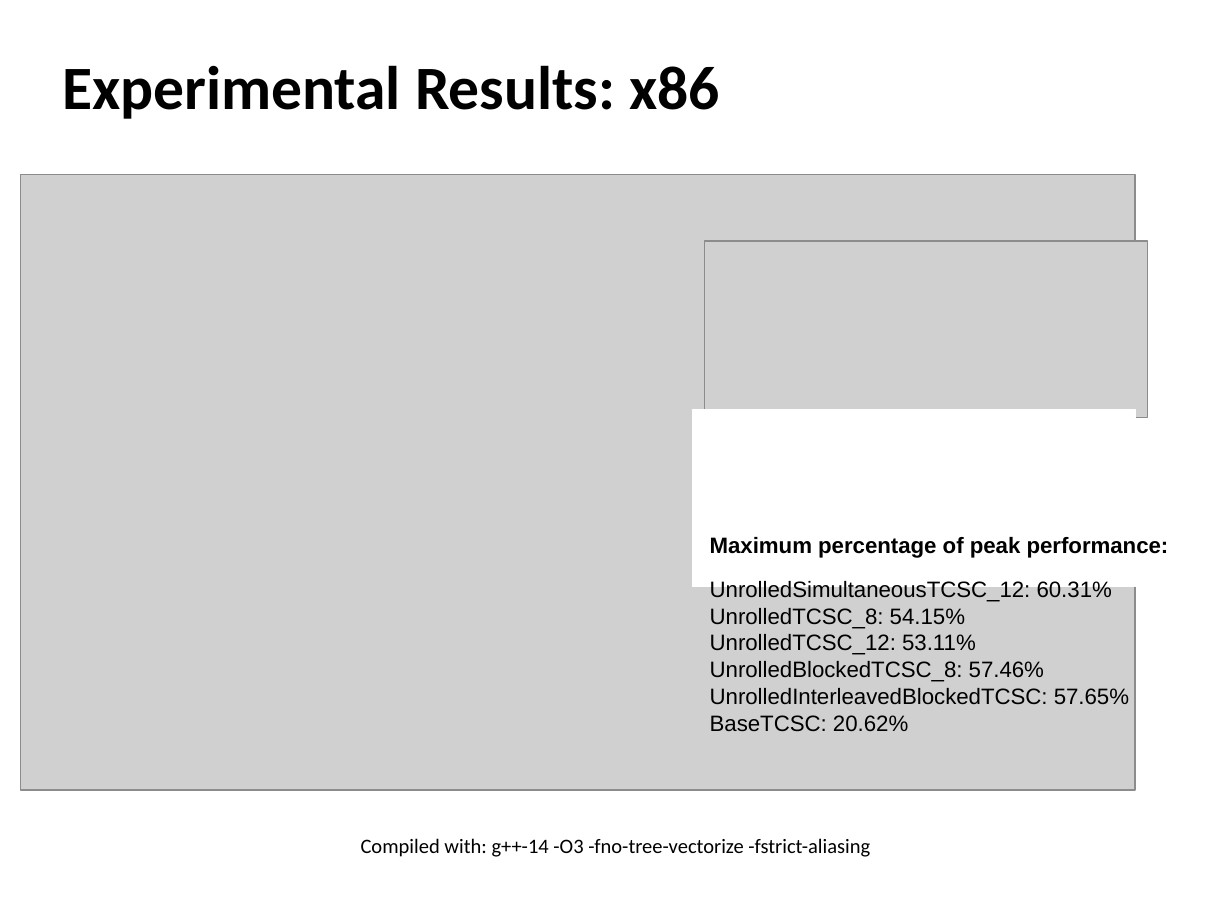
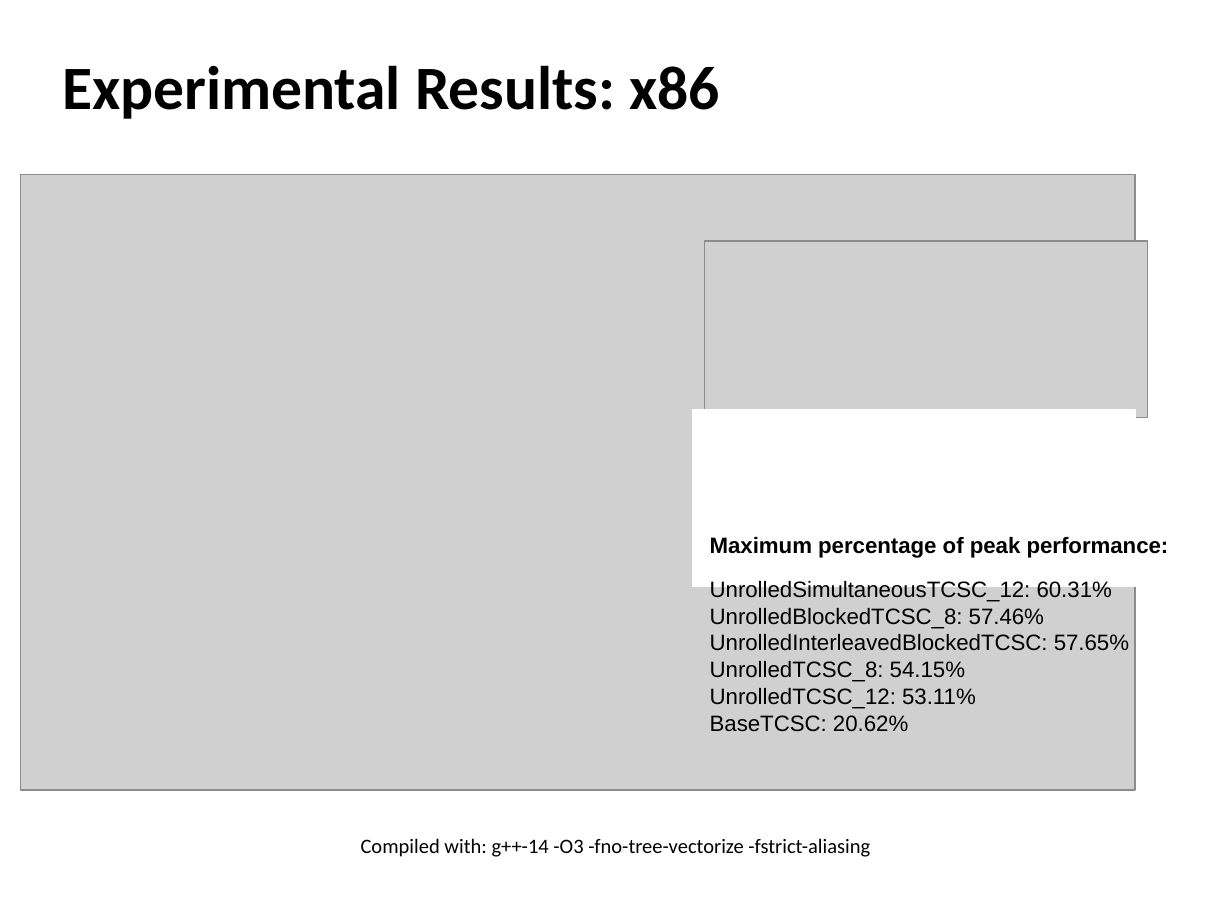
Before and after one commit to alessiomelone/Ternary-spGEMM, a slide deck: slide 13 of 10.pptx. Drawn at 1232x924 pixels with LibreOffice and Linux fonts; fonts in the diff are those of the drawing; grey boxes stand for pictures. Boxes give left, top, right and bottom in pixels: in the first picture for what was removed or moved away, otherwise in the second. Text is boxed around its words. In the diff, an @@ line names an element or a change of style, - is before the commit and + after.

```diff
--- a/10.pptx
+++ b/10.pptx
@@ text at (710, 608, 1129, 651): paragraphs added @@
+UnrolledBlockedTCSC_8: 57.46%
+UnrolledInterleavedBlockedTCSC: 57.65%
@@ text at (710, 661, 1129, 705): paragraphs removed @@
-UnrolledBlockedTCSC_8: 57.46%
-UnrolledInterleavedBlockedTCSC: 57.65%
```
Also in this commit, not shown: 8 other slides changed, 2 slides added.
